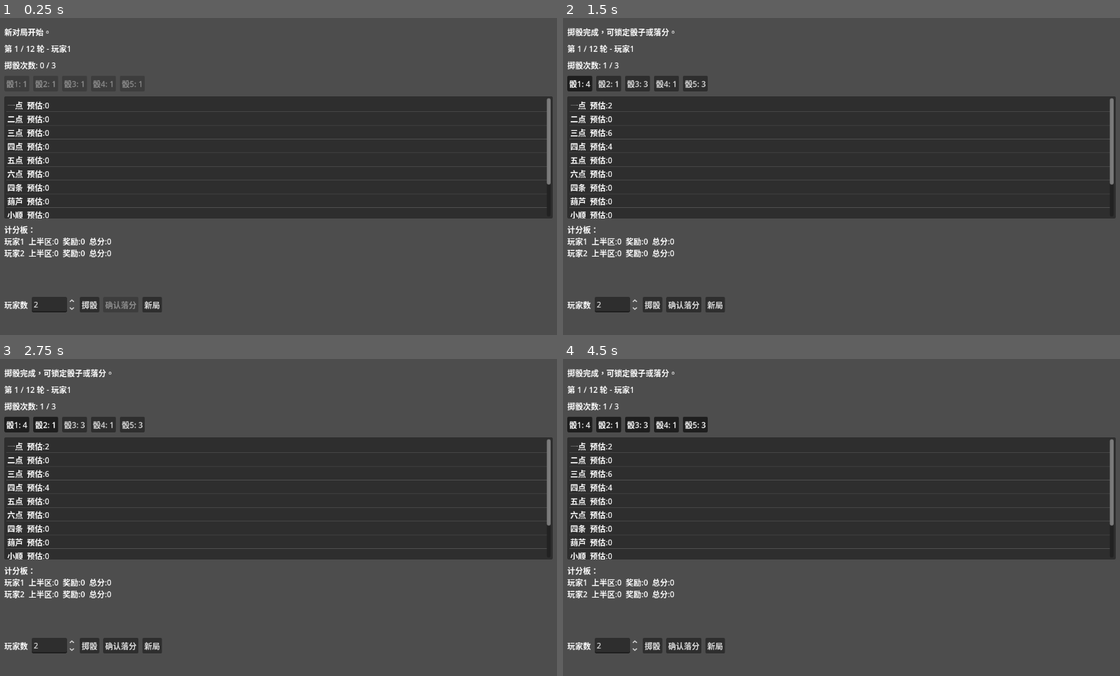
Above: before the commit, frames 1-4 (two rows, left to right).
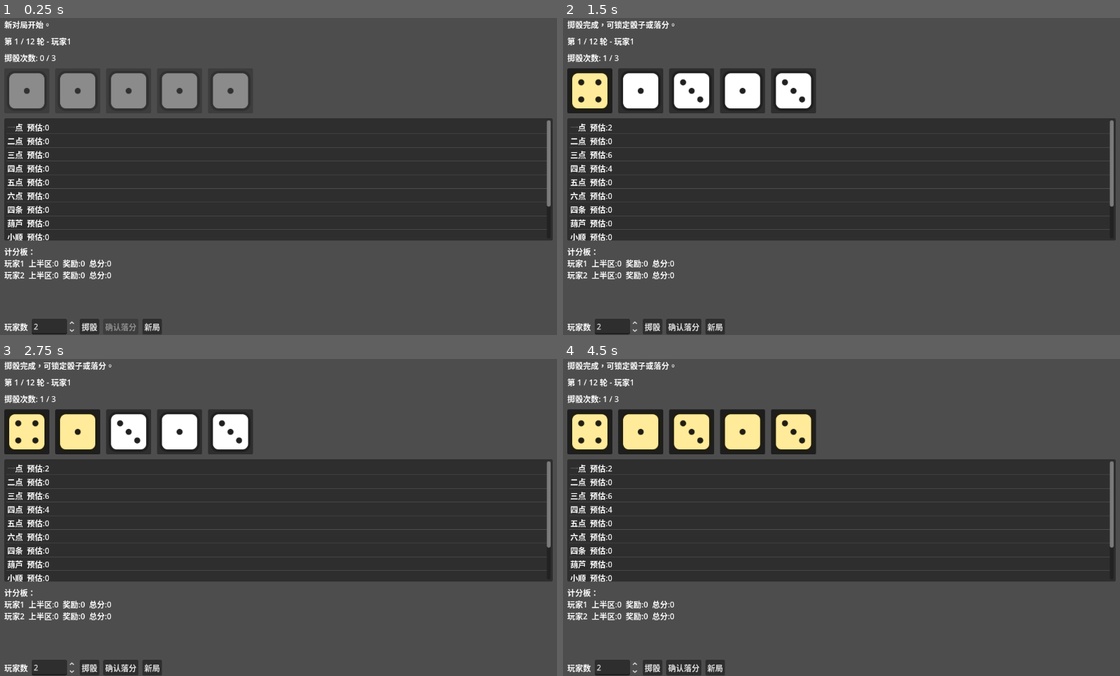
Above: after the commit, the same moments.

Repository: Dragonwalk2001/yacht
Game: Godot game, scene res://scenes/main.tscn
The game is run twice, just before and just after one commit, with the same random seed, the same clock (stepped at 60 frames per second) and the same inputs.
Inputs (mouse positions are in pixels of both pictures, inside the frame that each line leads up to; where the layout moved, square brackets give the same spot in the first picture):
- Up to frame 1 (0.25 s): no input
- Up to frame 2 (1.5 s): click "掷骰" at 0.5 s; click (590, 90) [579, 84] at 1.25 s
- Up to frame 3 (2.75 s): click (77, 431) [44, 425] at 2 s
- Up to frame 4 (4.5 s): click (691, 431) [635, 425] at 2.75 s; click (741, 431) [668, 425] at 3.5 s; click (791, 431) [696, 425] at 4.25 s

The runs differ from the first frame. In frame 1, 20% of the frame differs, in the area x 0-100%, y 0-100%; in frame 2, 22%; in frame 3, 22%; in frame 4, 22%.

Commit message:
Add dice SVG assets and update GameBoard and UI controller for new dice textures

Diff:
--- /dev/null
+++ b/assets/dice/die_1.svg
@@ -0,0 +1,4 @@
+<svg xmlns="http://www.w3.org/2000/svg" width="96" height="96" viewBox="0 0 96 96">
+  <rect x="4" y="4" width="88" height="88" rx="16" ry="16" fill="#ffffff" stroke="#202020" stroke-width="6"/>
+  <circle cx="48" cy="48" r="7" fill="#202020"/>
+</svg>
--- /dev/null
+++ b/assets/dice/die_2.svg
@@ -0,0 +1,5 @@
+<svg xmlns="http://www.w3.org/2000/svg" width="96" height="96" viewBox="0 0 96 96">
+  <rect x="4" y="4" width="88" height="88" rx="16" ry="16" fill="#ffffff" stroke="#202020" stroke-width="6"/>
+  <circle cx="28" cy="28" r="7" fill="#202020"/>
+  <circle cx="68" cy="68" r="7" fill="#202020"/>
+</svg>
--- /dev/null
+++ b/assets/dice/die_3.svg
@@ -0,0 +1,6 @@
+<svg xmlns="http://www.w3.org/2000/svg" width="96" height="96" viewBox="0 0 96 96">
+  <rect x="4" y="4" width="88" height="88" rx="16" ry="16" fill="#ffffff" stroke="#202020" stroke-width="6"/>
+  <circle cx="28" cy="28" r="7" fill="#202020"/>
+  <circle cx="48" cy="48" r="7" fill="#202020"/>
+  <circle cx="68" cy="68" r="7" fill="#202020"/>
+</svg>
--- /dev/null
+++ b/assets/dice/die_4.svg
@@ -0,0 +1,7 @@
+<svg xmlns="http://www.w3.org/2000/svg" width="96" height="96" viewBox="0 0 96 96">
+  <rect x="4" y="4" width="88" height="88" rx="16" ry="16" fill="#ffffff" stroke="#202020" stroke-width="6"/>
+  <circle cx="28" cy="28" r="7" fill="#202020"/>
+  <circle cx="68" cy="28" r="7" fill="#202020"/>
+  <circle cx="28" cy="68" r="7" fill="#202020"/>
+  <circle cx="68" cy="68" r="7" fill="#202020"/>
+</svg>
--- /dev/null
+++ b/assets/dice/die_5.svg
@@ -0,0 +1,8 @@
+<svg xmlns="http://www.w3.org/2000/svg" width="96" height="96" viewBox="0 0 96 96">
+  <rect x="4" y="4" width="88" height="88" rx="16" ry="16" fill="#ffffff" stroke="#202020" stroke-width="6"/>
+  <circle cx="28" cy="28" r="7" fill="#202020"/>
+  <circle cx="68" cy="28" r="7" fill="#202020"/>
+  <circle cx="48" cy="48" r="7" fill="#202020"/>
+  <circle cx="28" cy="68" r="7" fill="#202020"/>
+  <circle cx="68" cy="68" r="7" fill="#202020"/>
+</svg>
--- /dev/null
+++ b/assets/dice/die_6.svg
@@ -0,0 +1,9 @@
+<svg xmlns="http://www.w3.org/2000/svg" width="96" height="96" viewBox="0 0 96 96">
+  <rect x="4" y="4" width="88" height="88" rx="16" ry="16" fill="#ffffff" stroke="#202020" stroke-width="6"/>
+  <circle cx="28" cy="28" r="7" fill="#202020"/>
+  <circle cx="68" cy="28" r="7" fill="#202020"/>
+  <circle cx="28" cy="48" r="7" fill="#202020"/>
+  <circle cx="68" cy="48" r="7" fill="#202020"/>
+  <circle cx="28" cy="68" r="7" fill="#202020"/>
+  <circle cx="68" cy="68" r="7" fill="#202020"/>
+</svg>
--- a/scenes/GameBoard.tscn
+++ b/scenes/GameBoard.tscn
@@ -42,29 +42,34 @@
 
 [node name="DiceBox" type="HBoxContainer" parent="Margin/VBox"]
 layout_mode = 2
-theme_override_constants/separation = 8
+theme_override_constants/separation = 12
 
 [node name="Die1" type="Button" parent="Margin/VBox/DiceBox"]
+custom_minimum_size = Vector2(92, 92)
 layout_mode = 2
 toggle_mode = true
 text = "骰1"
 
 [node name="Die2" type="Button" parent="Margin/VBox/DiceBox"]
+custom_minimum_size = Vector2(92, 92)
 layout_mode = 2
 toggle_mode = true
 text = "骰2"
 
 [node name="Die3" type="Button" parent="Margin/VBox/DiceBox"]
+custom_minimum_size = Vector2(92, 92)
 layout_mode = 2
 toggle_mode = true
 text = "骰3"
 
 [node name="Die4" type="Button" parent="Margin/VBox/DiceBox"]
+custom_minimum_size = Vector2(92, 92)
 layout_mode = 2
 toggle_mode = true
 text = "骰4"
 
 [node name="Die5" type="Button" parent="Margin/VBox/DiceBox"]
+custom_minimum_size = Vector2(92, 92)
 layout_mode = 2
 toggle_mode = true
 text = "骰5"
--- a/scripts/ui_controller.gd
+++ b/scripts/ui_controller.gd
@@ -17,6 +17,14 @@
 var game_state := GameState.new()
 var turn_manager := TurnManager.new(game_state)
 var category_ids: Array[String] = []
+const DIE_TEXTURES := {
+	1: preload("res://assets/dice/die_1.svg"),
+	2: preload("res://assets/dice/die_2.svg"),
+	3: preload("res://assets/dice/die_3.svg"),
+	4: preload("res://assets/dice/die_4.svg"),
+	5: preload("res://assets/dice/die_5.svg"),
+	6: preload("res://assets/dice/die_6.svg")
+}
 
 
 func _ready() -> void:
@@ -33,6 +41,7 @@
 	for i in range(dice_box.get_child_count()):
 		var die_button := dice_box.get_child(i) as Button
 		var index := i
+		die_button.expand_icon = true
 		die_button.toggled.connect(func(_pressed: bool) -> void:
 			_on_dice_toggled(index)
 		)
@@ -77,8 +86,16 @@
 func _refresh_dice() -> void:
 	for i in range(dice_box.get_child_count()):
 		var die_button := dice_box.get_child(i) as Button
-		die_button.text = "骰%d: %d" % [i + 1, game_state.dice_values[i]]
+		var value := game_state.dice_values[i]
+		die_button.icon = DIE_TEXTURES.get(value, DIE_TEXTURES[1])
+		die_button.text = ""
 		die_button.button_pressed = game_state.held_flags[i]
+		die_button.modulate = Color(1.0, 0.92, 0.6) if game_state.held_flags[i] else Color(1, 1, 1)
+		die_button.tooltip_text = "骰子%d（点数%d）%s" % [
+			i + 1,
+			value,
+			"已锁定" if game_state.held_flags[i] else "可点击锁定"
+		]
 		die_button.disabled = game_state.rolls_used == 0 or game_state.has_game_ended()
 
 
Not shown, added: assets/dice/die_1.svg.import
Not shown, added: assets/dice/die_2.svg.import
Not shown, added: assets/dice/die_3.svg.import
Not shown, added: assets/dice/die_4.svg.import
Not shown, added: assets/dice/die_5.svg.import
Not shown, added: assets/dice/die_6.svg.import
